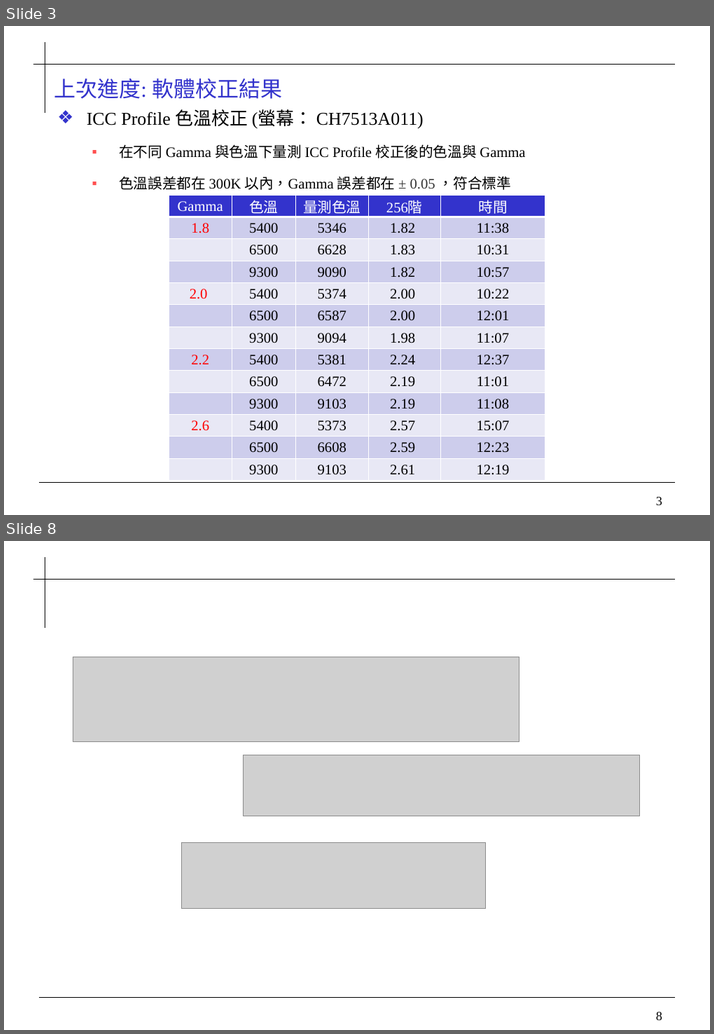
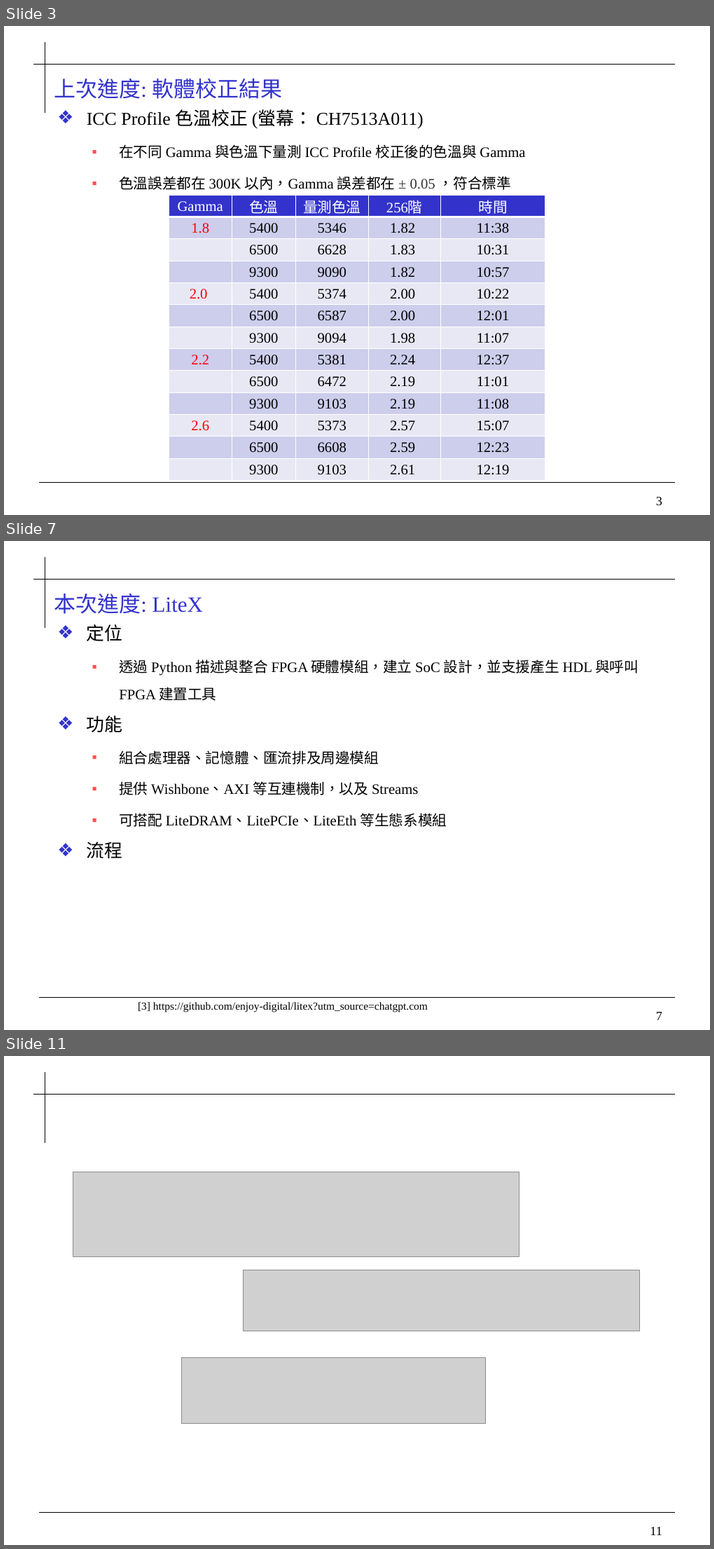
Before and after one commit to 0ilasis0/home, a slide deck: Onyx_進度報告_1013.pptx. Shown one above the other, each under a label of ours: slides 3 and 8 before the commit, slides 3, 7 and 11 after it; the slides between them are not shown. The pictures are 714x1034 and 714x1549 pixels, drawn with LibreOffice and Linux fonts; fonts in the diff are those of the drawing; grey boxes stand for pictures; background and template pictures are left out. Boxes give left, top, right and bottom in pixels: in the first picture for what was removed or moved away, otherwise in the second. Text is boxed around its words. In the diff, an @@ line names an element or a change of style, - is before the commit and + after.

```diff
--- a/Onyx_進度報告_1013.pptx
+++ b/Onyx_進度報告_1013.pptx
@@ slide 7 added at [4,541,710,1030], background #FFFFFF; not listed: 4 template elements that a slide beside it also shows @@
@@ title added at [54,593,203,614], 24 pt, text #3333CC @@
+本次進度: LiteX
@@ text added at [87,624,638,858], 16 pt, text #000000 @@
+❖ 定位
+  ▪ 透過 Python 描述與整合 FPGA 硬體模組，建立 SoC 設計，並支援產生 HDL 與呼叫 FPGA 建置工具
+❖ 功能
+  ▪ 組合處理器、記憶體、匯流排及周邊模組
+  ▪ 提供 Wishbone、AXI 等互連機制，以及 Streams
+  ▪ 可搭配 LiteDRAM、LitePCIe、LiteEth 等生態系模組
+❖ 流程
@@ text added at [138,1002,428,1012], 12 pt, text #000000 @@
+[3] https://github.com/enjoy-digital/litex?utm_source=chatgpt.com
@@ what was slide 8 is now slide 11 @@
@@ page number at [649,1526,661,1535]: text changed @@
-8
+11
```
Also in this commit, not shown: 1 slide changed, 6 other slides added, 3 slides removed, 3 other files.
